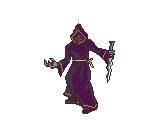
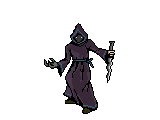
Layers edited between the first and the second 160x120 image:
painted on "Layer 1" over [44, 23, 115, 114]
